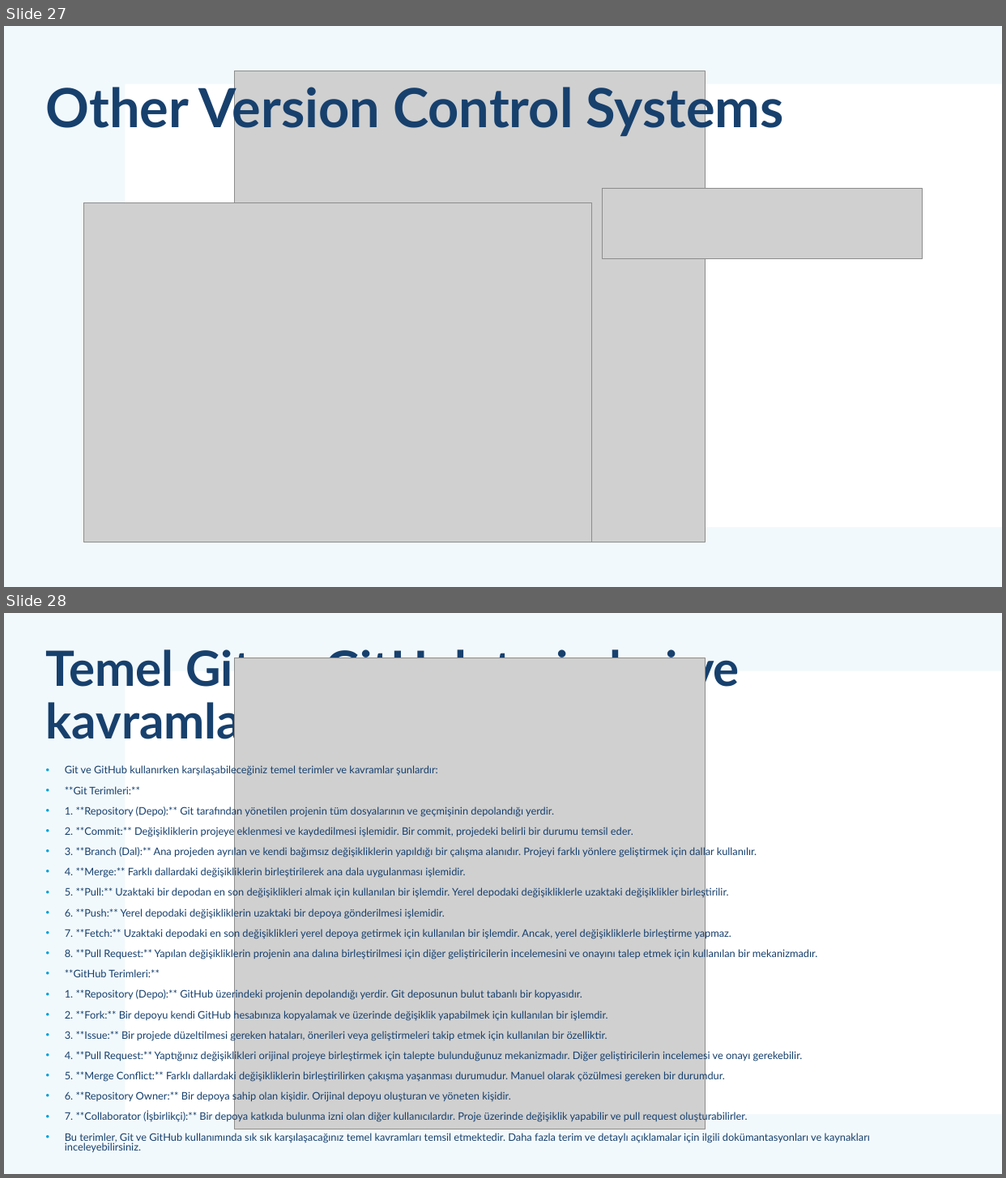
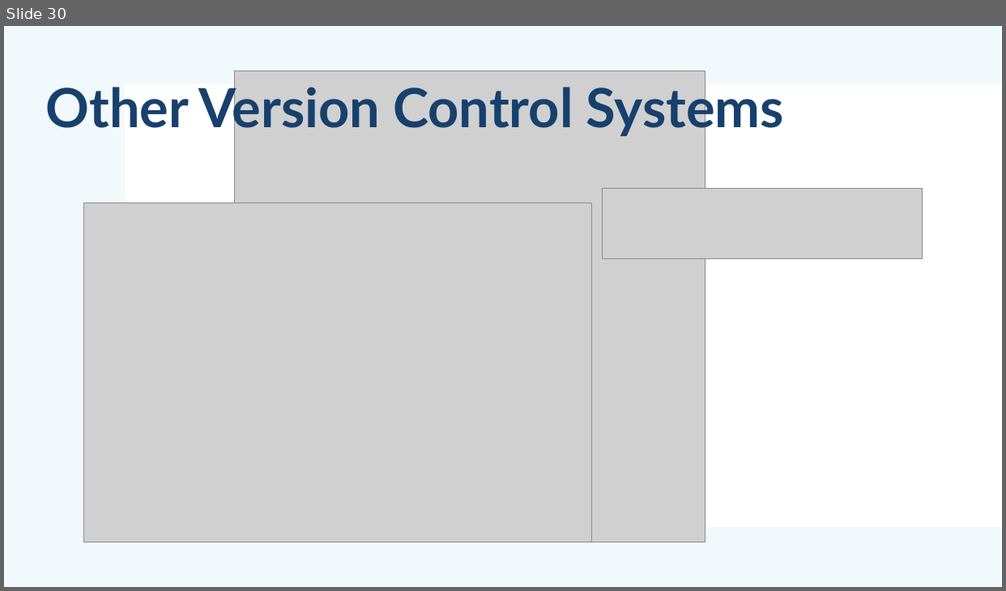
Before and after one commit to mehmetsungur/GitGithub, a slide deck: GitGithub.pptx. Shown one above the other, each under a label of ours: slides 27 and 28 before the commit, slide 30 after it. The pictures are 1006x1178 and 1006x591 pixels, drawn with LibreOffice and Linux fonts; fonts in the diff are those of the drawing; grey boxes stand for pictures. Boxes give left, top, right and bottom in pixels: in the first picture for what was removed or moved away, otherwise in the second. Text is boxed around its words. In the diff, an @@ line names an element or a change of style, - is before the commit and + after.

```diff
--- a/GitGithub.pptx
+++ b/GitGithub.pptx
@@ slide 28 removed at (x1=4, y1=613, x2=1002, y2=1174), background #FFFFFF; not listed: 2 template elements that a slide beside it also shows @@
@@ title removed at (x1=46, y1=645, x2=739, y2=747) @@
-Temel Git ve GitHub terimleri ve kavramları nelerdir?
@@ picture removed at (x1=235, y1=658, x2=705, y2=1129) @@
@@ text removed at (x1=65, y1=764, x2=870, y2=1153) @@
-• Git ve GitHub kullanırken karşılaşabileceğiniz temel terimler ve kavramlar şunlardır:
-• **Git Terimleri:**
-• 1. **Repository (Depo):** Git tarafından yönetilen projenin tüm dosyalarının ve geçmişinin depolandığı yerdir.
-• 2. **Commit:** Değişikliklerin projeye eklenmesi ve kaydedilmesi işlemidir. Bir commit, projedeki belirli bir durumu temsil eder.
-• 3. **Branch (Dal):** Ana projeden ayrılan ve kendi bağımsız değişikliklerin yapıldığı bir çalışma alanıdır. Projeyi farklı yönlere geliştirmek için dallar kullanılır.
-• 4. **Merge:** Farklı dallardaki değişikliklerin birleştirilerek ana dala uygulanması işlemidir.
-• 5. **Pull:** Uzaktaki bir depodan en son değişiklikleri almak için kullanılan bir işlemdir. Yerel depodaki değişikliklerle uzaktaki değişiklikler birleştirilir.
-• 6. **Push:** Yerel depodaki değişikliklerin uzaktaki bir depoya gönderilmesi işlemidir.
-• 7. **Fetch:** Uzaktaki depodaki en son değişiklikleri yerel depoya getirmek için kullanılan bir işlemdir. Ancak, yerel değişikliklerle birleştirme yapmaz.
-• 8. **Pull Request:** Yapılan değişikliklerin projenin ana dalına birleştirilmesi için diğer geliştiricilerin incelemesini ve onayını talep etmek için kullanılan bir mekanizmadır.
-• **GitHub Terimleri:**
-• 1. **Repository (Depo):** GitHub üzerindeki projenin depolandığı yerdir. Git deposunun bulut tabanlı bir kopyasıdır.
-• 2. **Fork:** Bir depoyu kendi GitHub hesabınıza kopyalamak ve üzerinde değişiklik yapabilmek için kullanılan bir işlemdir.
-• 3. **Issue:** Bir projede düzeltilmesi gereken hataları, önerileri veya geliştirmeleri takip etmek için kullanılan bir özelliktir.
-• 4. **Pull Request:** Yaptığınız değişiklikleri orijinal projeye birleştirmek için talepte bulunduğunuz mekanizmadır. Diğer geliştiricilerin incelemesi ve onayı gerekebilir.
-• 5. **Merge Conflict:** Farklı dallardaki değişikliklerin birleştirilirken çakışma yaşanması durumudur. Manuel olarak çözülmesi gereken bir durumdur.
-• 6. **Repository Owner:** Bir depoya sahip olan kişidir. Orijinal depoyu oluşturan ve yöneten kişidir.
-• 7. **Collaborator (İşbirlikçi):** Bir depoya katkıda bulunma izni olan diğer kullanıcılardır. Proje üzerinde değişiklik yapabilir ve pull request oluşturabilirler.
-• Bu terimler, Git ve GitHub kullanımında sık sık karşılaşacağınız temel kavramları temsil etmektedir. Daha fazla terim ve detaylı açıklamalar için ilgili dokümantasyonları ve kaynakları inceleyebilirsiniz.
@@ what was slide 27 is now slide 30 @@
```
Also in this commit, not shown: 1 slide changed, 4 slides added, 2 other slides removed, 1 other file.
